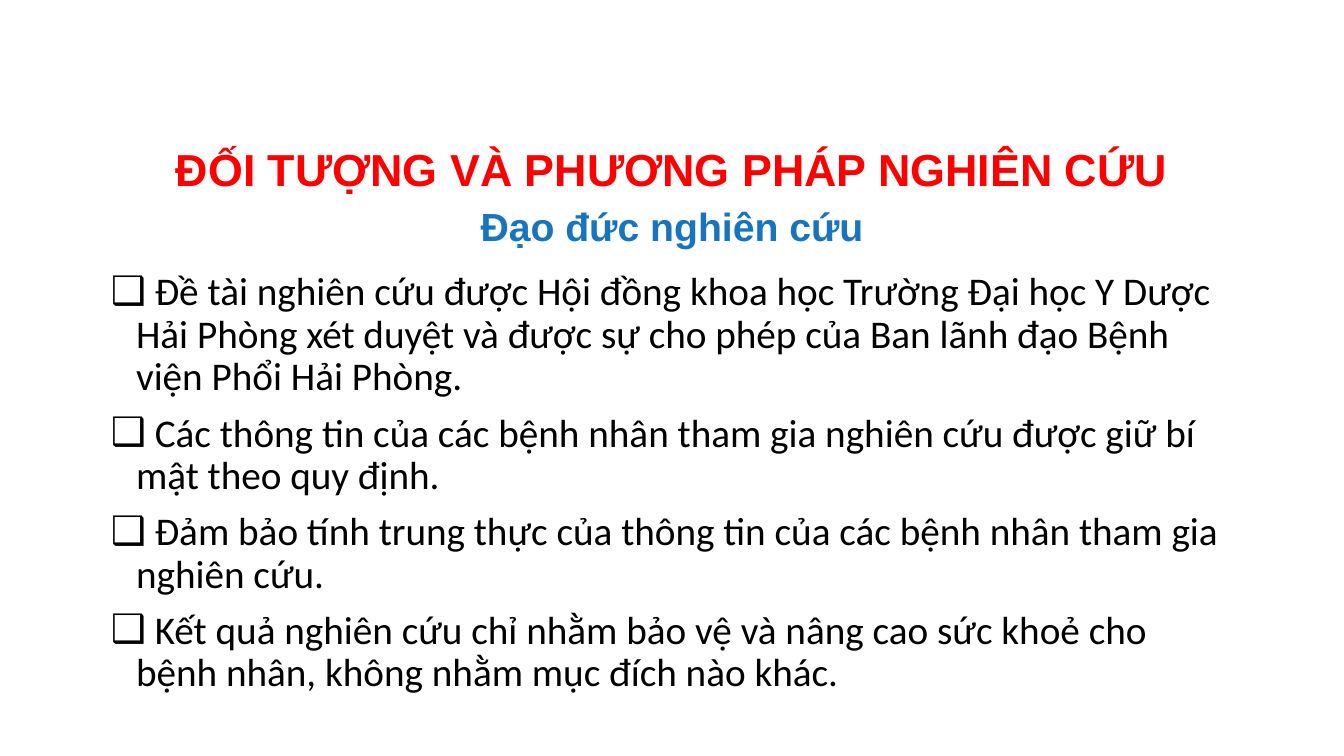
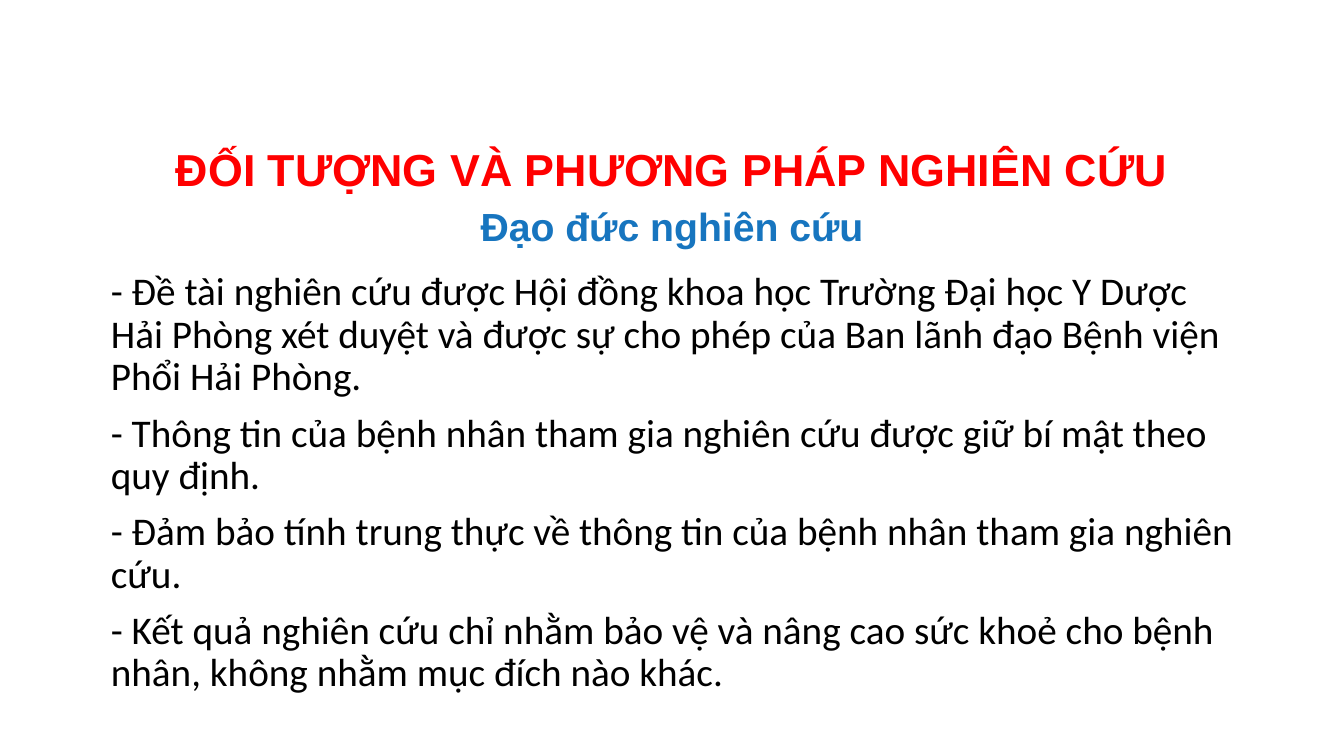
Before and after one commit to MedPocket/HPMUGraduation-thesis, a slide deck: slide 19 of Thuc-trang-va-mot-so-yeu-to-lien-quan-dinh-duong-BN-lao-phoi_Nhat-Nguyen.pptx. Drawn at 1344x756 pixels with LibreOffice and Linux fonts; fonts in the diff are those of the drawing; background and template pictures are left out. Boxes give left, top, right and bottom in pixels: in the first picture for what was removed or moved away, otherwise in the second. Text is boxed around its words. In the diff, an @@ line names an element or a change of style, - is before the commit and + after.

```diff
--- a/Thuc-trang-va-mot-so-yeu-to-lien-quan-dinh-duong-BN-lao-phoi_Nhat-Nguyen.pptx
+++ b/Thuc-trang-va-mot-so-yeu-to-lien-quan-dinh-duong-BN-lao-phoi_Nhat-Nguyen.pptx
@@ text at box(111, 275, 1233, 693): text changed @@
-❑ Đề tài nghiên cứu được Hội đồng khoa học Trường Đại học Y Dược Hải Phòng xét duyệt và được sự cho phép của Ban lãnh đạo Bệnh viện Phổi Hải Phòng.
-❑ Các thông tin của các bệnh nhân tham gia nghiên cứu được giữ bí mật theo quy định.
-❑ Đảm bảo tính trung thực của thông tin của các bệnh nhân tham gia nghiên cứu.
-❑ Kết quả nghiên cứu chỉ nhằm bảo vệ và nâng cao sức khoẻ cho bệnh nhân, không nhằm mục đích nào khác.
+- Đề tài nghiên cứu được Hội đồng khoa học Trường Đại học Y Dược Hải Phòng xét duyệt và được sự cho phép của Ban lãnh đạo Bệnh viện Phổi Hải Phòng.
+- Thông tin của bệnh nhân tham gia nghiên cứu được giữ bí mật theo quy định.
+- Đảm bảo tính trung thực về thông tin của bệnh nhân tham gia nghiên cứu.
+- Kết quả nghiên cứu chỉ nhằm bảo vệ và nâng cao sức khoẻ cho bệnh nhân, không nhằm mục đích nào khác.
```
Also in this commit, not shown: 29 other slides changed, 2 other files.
